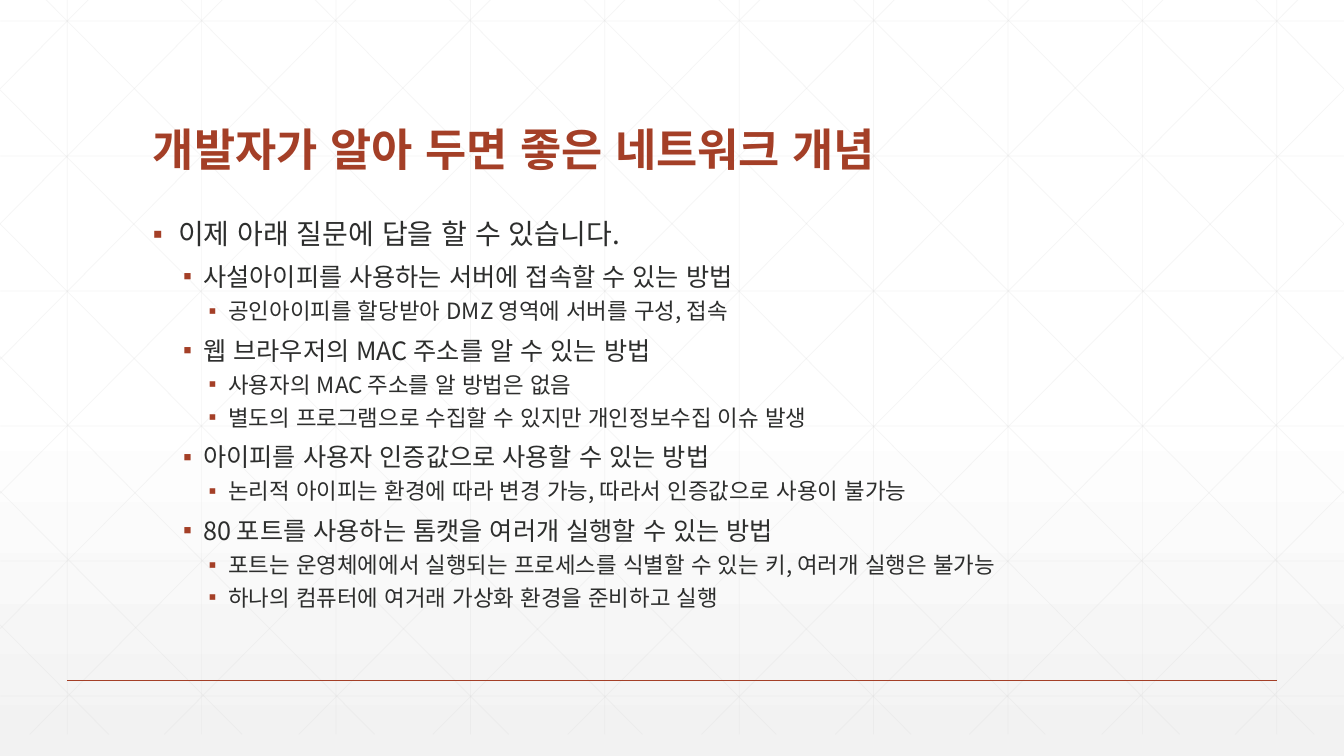
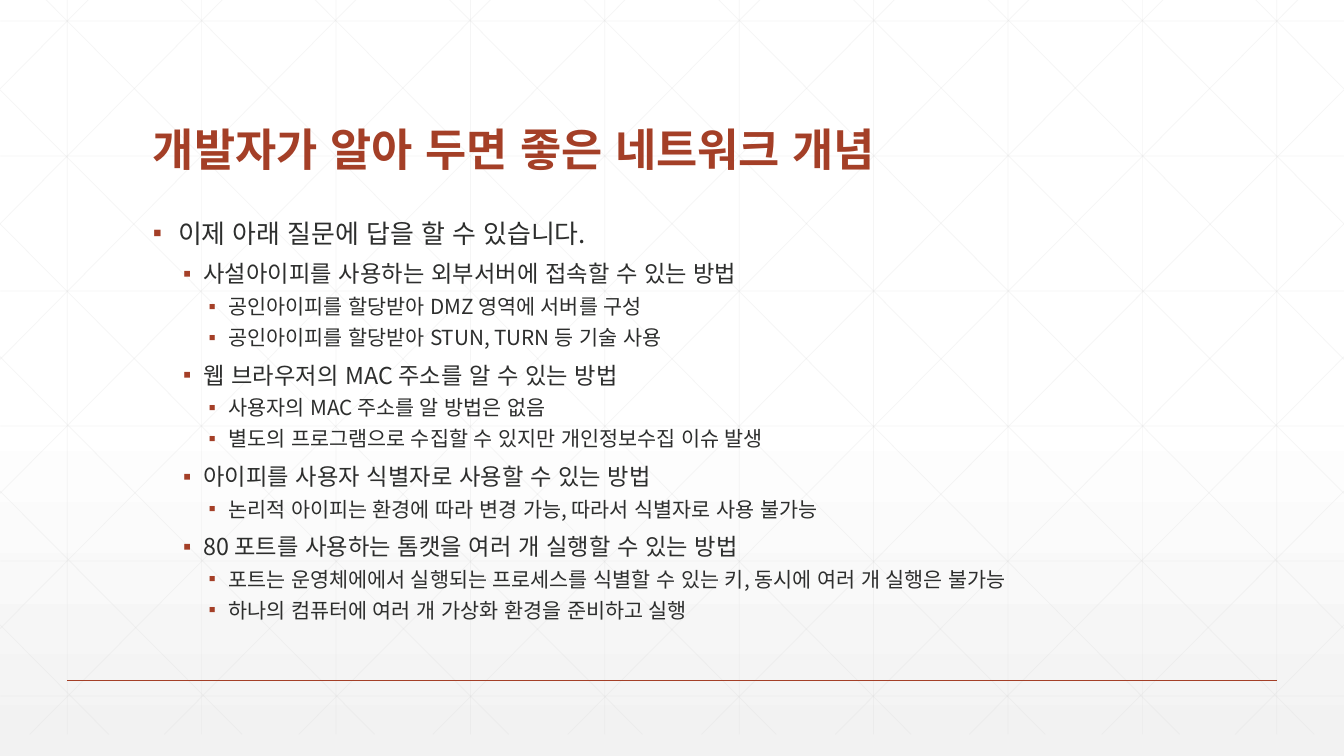
Before and after one commit to zeroshift01/code5, a slide deck: slide 7 of inflearn01/doc/1.(심화)개발자가알아두면좋을네트워크개념.pptx. Drawn at 1344x756 pixels with LibreOffice and Linux fonts; fonts in the diff are those of the drawing. Boxes give left, top, right and bottom in pixels: in the first picture for what was removed or moved away, otherwise in the second. Text is boxed around its words. In the diff, an @@ line names an element or a change of style, - is before the commit and + after.

```diff
--- a/inflearn01/doc/1.(심화)개발자가알아두면좋을네트워크개념.pptx
+++ b/inflearn01/doc/1.(심화)개발자가알아두면좋을네트워크개념.pptx
@@ text at [178, 221, 763, 448]: size 20 to 18.5 pt in "이제 아래 질문에 답을 할 수 있습니다."; size 18 to 16.6 pt in "웹 브라우저의 MAC 주소를 알 수 있는 ..."; size 16 to 14.8 pt in "사용자의 MAC 주소를 알 방법은 없음", "별도의 프로그램으로 수집할 수 있지만 개인정보수집 이슈 ..." @@
@@ text at [203, 262, 737, 349]: text changed; size 16 to 14.8 pt @@
-  ▪ 사설아이피를 사용하는 서버에 접속할 수 있는 방법
-    ▪ 공인아이피를 할당받아 DMZ 영역에 서버를 구성, 접속
+  ▪ 사설아이피를 사용하는 외부서버에 접속할 수 있는 방법
+    ▪ 공인아이피를 할당받아 DMZ 영역에 서버를 구성
+    ▪ 공인아이피를 할당받아 STUN, TURN 등 기술 사용
@@ text at [203, 465, 1006, 620]: text changed; size 16 to 14.8 pt @@
-  ▪ 아이피를 사용자 인증값으로 사용할 수 있는 방법
-    ▪ 논리적 아이피는 환경에 따라 변경 가능, 따라서 인증값으로 사용이 불가능
-  ▪ 80 포트를 사용하는 톰캣을 여러개 실행할 수 있는 방법
-    ▪ 포트는 운영체에에서 실행되는 프로세스를 식별할 수 있는 키, 여러개 실행은 불가능
-    ▪ 하나의 컴퓨터에 여거래 가상화 환경을 준비하고 실행
+  ▪ 아이피를 사용자 식별자로 사용할 수 있는 방법
+    ▪ 논리적 아이피는 환경에 따라 변경 가능, 따라서 식별자로 사용 불가능
+  ▪ 80 포트를 사용하는 톰캣을 여러 개 실행할 수 있는 방법
+    ▪ 포트는 운영체에에서 실행되는 프로세스를 식별할 수 있는 키, 동시에 여러 개 실행은 불가능
+    ▪ 하나의 컴퓨터에 여러 개 가상화 환경을 준비하고 실행
```
Also in this commit, not shown: 3 other slides changed.
